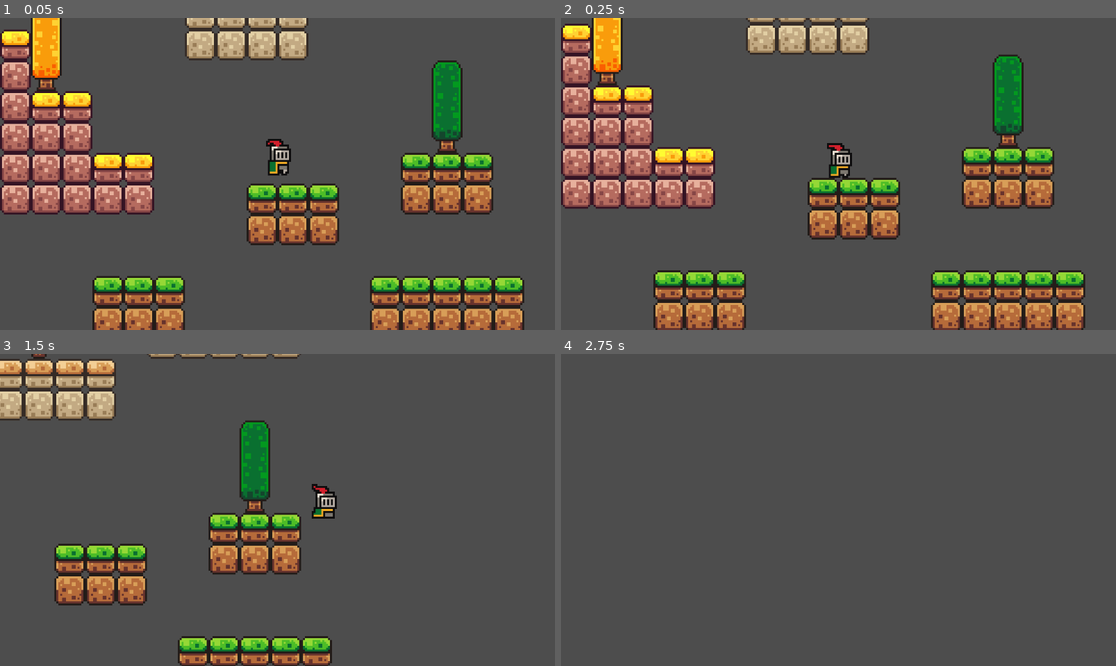
Above: before the commit, frames 1-4 (two rows, left to right).
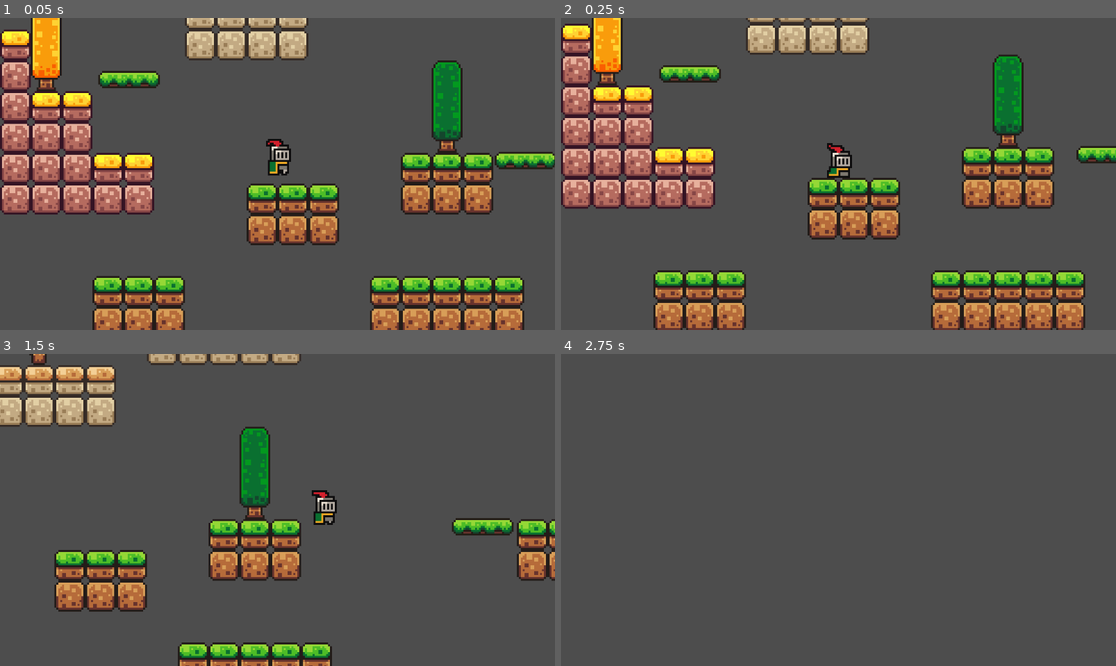
Above: after the commit, the same moments.

Repository: shreyasaga2011-lang/sparkle-game-real
Game: Godot game, scene res://scenes/game.tscn
Two runs of this game, one before a commit and one after it. Both use one fixed random seed, a clock stepped at 60 frames per second and the inputs below.
Inputs:
- Up to frame 1 (0.05 s): no input
- Up to frame 2 (0.25 s): no input
- Up to frame 3 (1.5 s): tap Enter (ui_accept) at 0.5, 0.77 s; hold Right (ui_right) from 0.53 s (still down); tap Alt at 0.6 s; tap Shift at 1.35 s
- Up to frame 4 (2.75 s): tap Enter (ui_accept) at 1.52 s; release Right (ui_right) at 2.03 s; hold Left (ui_left) from 2.03 s (still down); tap Alt at 2.1 s

The runs differ from the first frame. In frame 1, 1.2% of the frame differs, in the area x 17-100%, y 16-49%; in frame 2, 1.2%; in frame 3, 15%, in the area x 0-100%, y 0-100%; in frame 4, nothing differs.

Commit message:
moving platform

Diff:
--- a/sparkle-game-real/scenes/game.tscn
+++ b/sparkle-game-real/scenes/game.tscn
@@ -1,7 +1,8 @@
-[gd_scene load_steps=5 format=3 uid="uid://b3rlp08rkk23"]
+[gd_scene load_steps=9 format=3 uid="uid://b3rlp08rkk23"]
 
 [ext_resource type="PackedScene" uid="uid://crw363brbviai" path="res://scenes/player.tscn" id="1_uwrxv"]
 [ext_resource type="Texture2D" uid="uid://cpddym6u1j14o" path="res://assets/brackeys_platformer_assets/sprites/world_tileset.png" id="2_yqjtg"]
+[ext_resource type="PackedScene" uid="uid://c1uwwmsx0qv2e" path="res://scenes/platform.tscn" id="3_lnu2h"]
 
 [sub_resource type="TileSetAtlasSource" id="TileSetAtlasSource_lnu2h"]
 texture = ExtResource("2_yqjtg")
@@ -167,6 +168,45 @@
 physics_layer_0/collision_layer = 1
 sources/0 = SubResource("TileSetAtlasSource_lnu2h")
 
+[sub_resource type="Animation" id="Animation_lnu2h"]
+resource_name = "move"
+length = 1.5
+loop_mode = 2
+tracks/0/type = "value"
+tracks/0/imported = false
+tracks/0/enabled = true
+tracks/0/path = NodePath(".:position")
+tracks/0/interp = 1
+tracks/0/loop_wrap = true
+tracks/0/keys = {
+"times": PackedFloat32Array(0, 1.4666667),
+"transitions": PackedFloat32Array(1, 1.0000001),
+"update": 0,
+"values": [Vector2(320, 132), Vector2(401, 132)]
+}
+
+[sub_resource type="Animation" id="Animation_lbhrr"]
+length = 1.5
+loop_mode = 2
+tracks/0/type = "value"
+tracks/0/imported = false
+tracks/0/enabled = true
+tracks/0/path = NodePath(".:position")
+tracks/0/interp = 1
+tracks/0/loop_wrap = true
+tracks/0/keys = {
+"times": PackedFloat32Array(0, 0.001, 1.5),
+"transitions": PackedFloat32Array(1, 1, 1),
+"update": 0,
+"values": [Vector2(320, 132), Vector2(320, 132), Vector2(400, 132)]
+}
+
+[sub_resource type="AnimationLibrary" id="AnimationLibrary_iywne"]
+_data = {
+&"RESET": SubResource("Animation_lbhrr"),
+&"move": SubResource("Animation_lnu2h")
+}
+
 [node name="game" type="Node2D"]
 
 [node name="player" parent="." instance=ExtResource("1_uwrxv")]
@@ -180,4 +220,16 @@
 [node name="TileMap" type="TileMap" parent="."]
 tile_set = SubResource("TileSet_lbhrr")
 format = 2
-layer_0/tile_data = PackedInt32Array(589835, 0, 0, 589836, 0 …(1364 unchanged characters)… 393233, 0, 4, 458769, 0, 5, 327697, 0, 3)
+layer_0/tile_data = PackedInt32Array(589835, 0, 0, 589836, 0 …(1364 unchanged characters)… 393233, 0, 4, 458769, 0, 5, 327697, 0, 3, 524314, 0, 0, 524315, 0, 0, 524316, 0, 0, 524317, 0, 0, 524318, 0, 0, 589850, 0, 1, 589851, 0, 1, 589852, 0, 1, 589853, 0, 1, 589854, 0, 1)
+
+[node name="platform" parent="." instance=ExtResource("3_lnu2h")]
+position = Vector2(115, 90)
+
+[node name="platform2" parent="." instance=ExtResource("3_lnu2h")]
+position = Vector2(320, 132)
+
+[node name="AnimationPlayer" type="AnimationPlayer" parent="platform2"]
+libraries = {
+&"": SubResource("AnimationLibrary_iywne")
+}
+autoplay = "RESET"
--- /dev/null
+++ b/sparkle-game-real/scenes/platform.tscn
@@ -0,0 +1,17 @@
+[gd_scene load_steps=3 format=3 uid="uid://c1uwwmsx0qv2e"]
+
+[ext_resource type="Texture2D" uid="uid://b0oggub44in5" path="res://assets/brackeys_platformer_assets/sprites/platforms.png" id="1_ba0x2"]
+
+[sub_resource type="RectangleShape2D" id="RectangleShape2D_ba0x2"]
+size = Vector2(32, 8)
+
+[node name="platform" type="AnimatableBody2D"]
+
+[node name="Sprite2D" type="Sprite2D" parent="."]
+texture = ExtResource("1_ba0x2")
+region_enabled = true
+region_rect = Rect2(16, 0, 32, 9)
+
+[node name="CollisionShape2D" type="CollisionShape2D" parent="."]
+shape = SubResource("RectangleShape2D_ba0x2")
+one_way_collision = true
--- a/sparkle-game-real/scenes/player.tscn
+++ b/sparkle-game-real/scenes/player.tscn
@@ -43,6 +43,7 @@
 radius = 5.0
 
 [node name="player" type="CharacterBody2D"]
+z_index = 5
 script = ExtResource("1_g2els")
 
 [node name="AnimatedSprite2D" type="AnimatedSprite2D" parent="."]
@@ -50,7 +51,7 @@
 sprite_frames = SubResource("SpriteFrames_tuyoq")
 animation = &"idle"
 autoplay = "idle"
-frame_progress = 0.122665934
+frame_progress = 0.58342636
 
 [node name="CollisionShape2D" type="CollisionShape2D" parent="."]
 position = Vector2(0, -5)
--- a/sparkle-game-real/scripts/player.gd
+++ b/sparkle-game-real/scripts/player.gd
@@ -2,7 +2,7 @@
 
 
 const SPEED = 130.0
-const JUMP_VELOCITY = -300.0
+const JUMP_VELOCITY = -350.0
 
 
 func _physics_process(delta: float) -> void:
